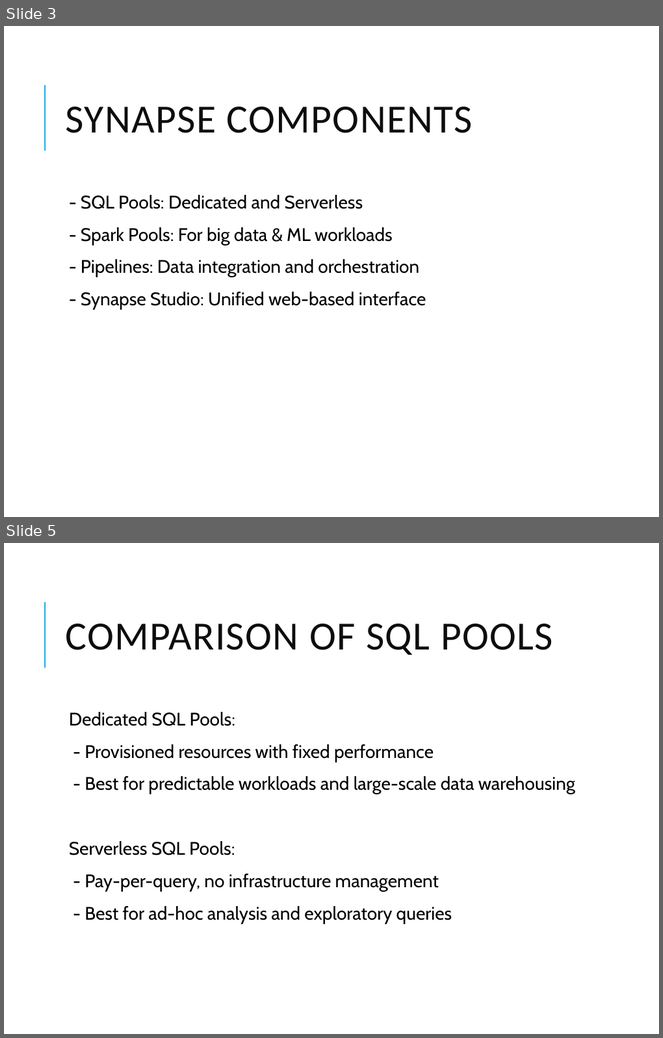
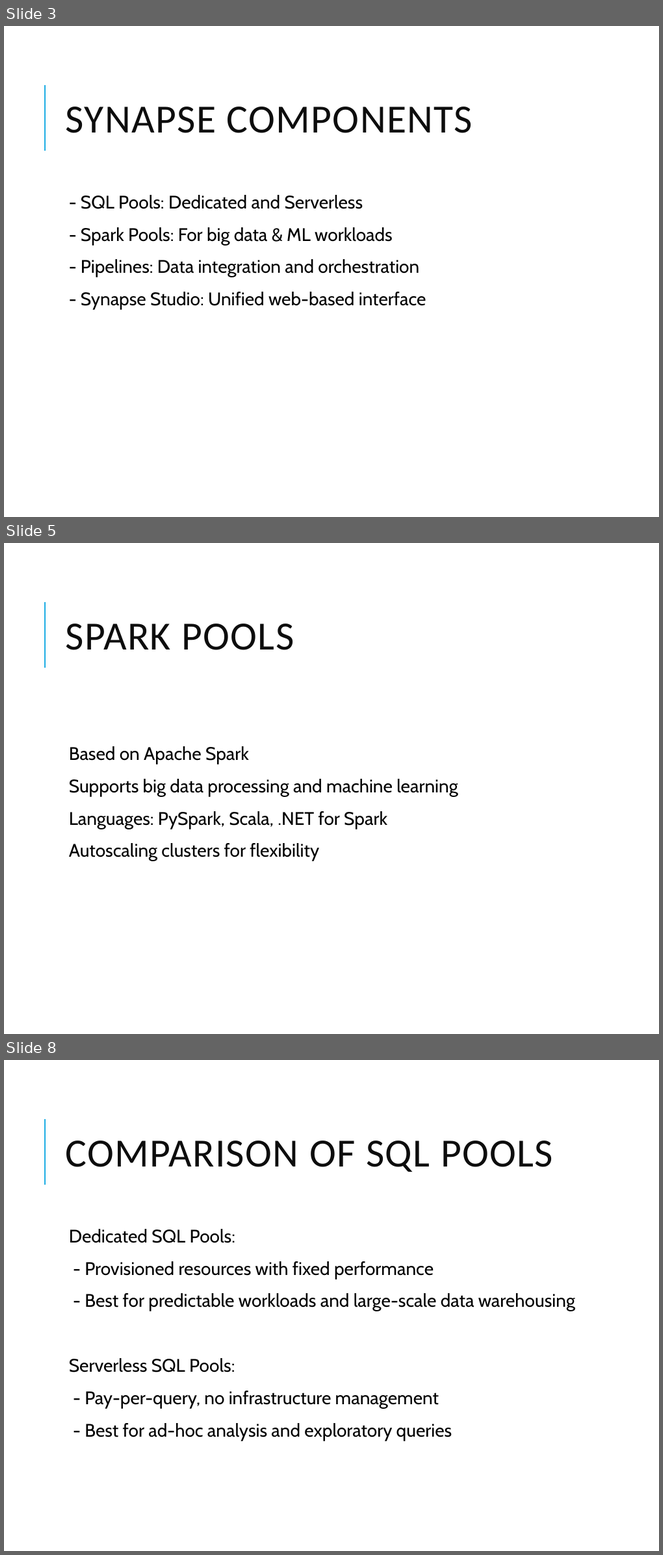
Before and after one commit to vikash-verma-profile/DE-Content-WithSnowflakes, a slide deck: Week-3/Day-1/Synapse_Fabric_Airflow_Overview.pptx. Shown one above the other, each under a label of ours: slides 3 and 5 before the commit, slides 3, 5 and 8 after it; the slides between them are not shown. The pictures are 663x1038 and 663x1555 pixels, drawn with LibreOffice and Linux fonts; fonts in the diff are those of the drawing. Boxes give left, top, right and bottom in pixels: in the first picture for what was removed or moved away, otherwise in the second. Text is boxed around its words. In the diff, an @@ line names an element or a change of style, - is before the commit and + after.

```diff
--- a/Week-3/Day-1/Synapse_Fabric_Airflow_Overview.pptx
+++ b/Week-3/Day-1/Synapse_Fabric_Airflow_Overview.pptx
@@ slide 5 added at [4,543,659,1034], background #FFFFFF; not listed: 1 template element that a slide beside it also shows @@
@@ title added at [66,624,295,650], 44 pt, text #0D0D0D @@
+SPARK POOLS
@@ text added at [69,746,458,861], 20 pt, text #000000 @@
+  Based on Apache Spark
+  Supports big data processing and machine learning
+  Languages: PySpark, Scala, .NET for Spark
+  Autoscaling clusters for flexibility
@@ what was slide 5 is now slide 8 @@
```
Also in this commit, not shown: 2 other slides added, 29 other files.
